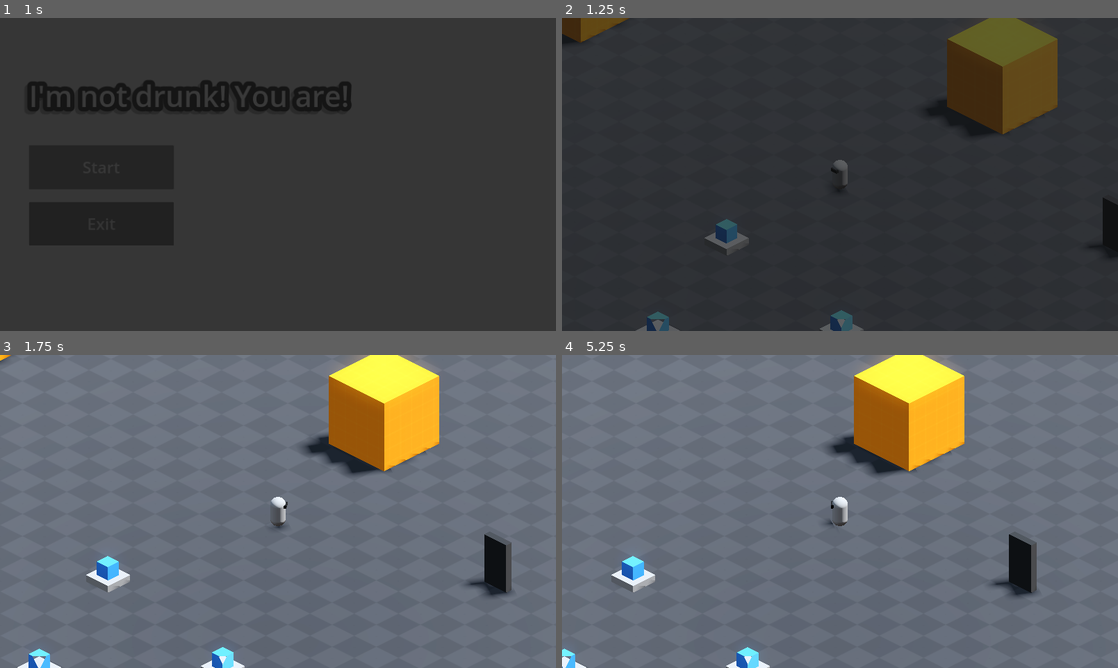
Above: before the commit, frames 1-4 (two rows, left to right).
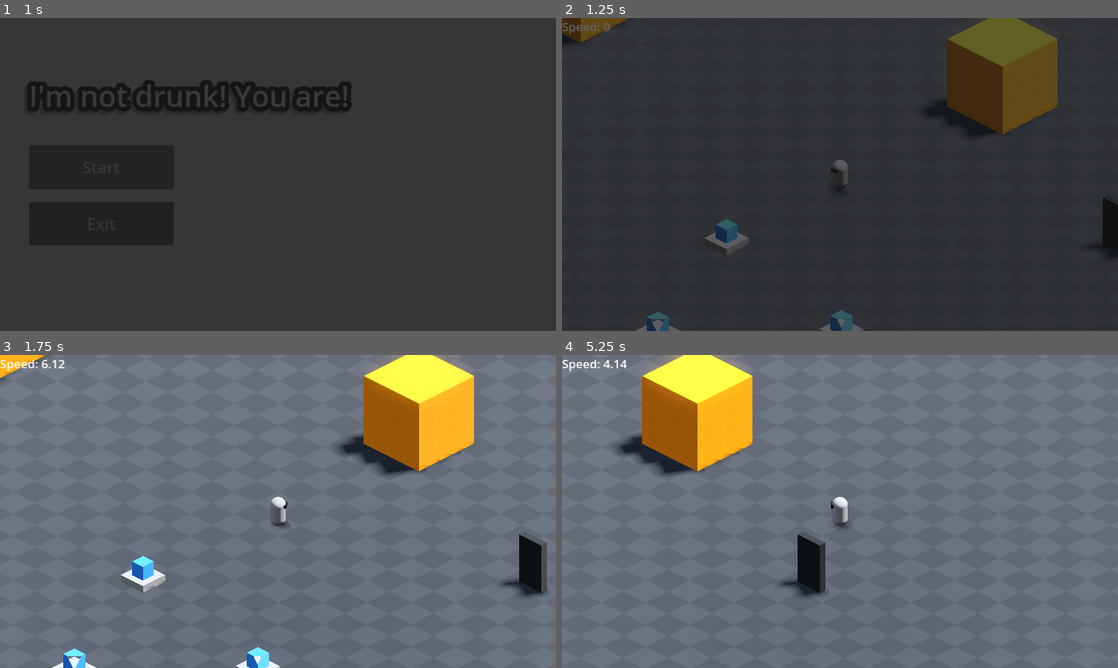
Above: after the commit, the same moments.

Repository: YordanosZt/brackeys-game-jam
Game: Godot game, scene res://UI/main_menu.tscn
Two runs of this game, one before a commit and one after it. Both use one fixed random seed, a clock stepped at 60 frames per second and the inputs below.
Inputs (mouse positions are in pixels of both pictures, inside the frame that each line leads up to):
- Up to frame 1 (1 s): click "Start" at 0.5 s
- Up to frame 2 (1.25 s): no input
- Up to frame 3 (1.75 s): tap Enter at 1.25 s; move the mouse to (400, 495) at 1.27 s; hold D (right) from 1.28 s (still down); tap Backspace at 1.35 s; click (400, 495) at 1.42 s
- Up to frame 4 (5.25 s): release D (right) at 2 s; drag from (728, 527) to (812, 574) at 2.02 s; move the mouse to (895, 442) at 2.77 s; hold D (right) 2.78-3.5 s; tap F at 2.85 s; drag from (812, 574) to (673, 464) at 3.52 s; move the mouse to (1006, 558) at 4.27 s; hold A (left) 4.28-5 s; tap Z at 4.35 s; drag from (673, 464) to (756, 433) at 5.02 s

Frame 1 is identical in both runs. In frame 2, 0.1% of the frame differs, in the area x 0-9%, y 1-6%; in frame 3, 12%; in frame 4, 17%, in the area x 0-86%, y 0-100%.

Commit message:
Add movement acceleration and deceleration

Diff:
--- a/Entities/Player/player.gd
+++ b/Entities/Player/player.gd
@@ -1,6 +1,8 @@
 extends CharacterBody3D
 
-@export var move_speed: float = 500.0
+@export var move_speed: float = 10.0
+@export var acceleration: float = 10.0
+@export var deceleration: float = 5.0
 
 var input_dir: Vector2
 var direction: Vector2
@@ -26,11 +28,13 @@
 	direction = input_dir.x * isometric_right + input_dir.y * isometric_up
 
 	if direction:
-		velocity.x = direction.x * move_speed * delta
-		velocity.z = direction.y * move_speed * delta
+		velocity.x = move_toward(velocity.x, direction.x * move_speed, acceleration * delta)
+		velocity.z = move_toward(velocity.z, direction.y * move_speed, acceleration * delta)
 	else:
-		velocity.x = move_toward(velocity.x, 0, move_speed * delta)
-		velocity.z = move_toward(velocity.z, 0, move_speed * delta)
+		velocity.x = move_toward(velocity.x, 0, deceleration * delta)
+		velocity.z = move_toward(velocity.z, 0, deceleration * delta)
+
+	$CanvasLayer/SpeedLabel.text = "Speed: " + str(int(velocity.length() * 100) / 100.0)
 
 func look() -> void:
 	if direction:
--- a/Entities/Player/player.tscn
+++ b/Entities/Player/player.tscn
@@ -58,4 +58,12 @@
 material_override = SubResource("StandardMaterial3D_6p3ls")
 mesh = SubResource("BoxMesh_voyk0")
 
+[node name="CanvasLayer" type="CanvasLayer" parent="."]
+
+[node name="SpeedLabel" type="Label" parent="CanvasLayer"]
+offset_right = 40.0
+offset_bottom = 23.0
+theme_override_font_sizes/font_size = 41
+text = "Speed: "
+
 [connection signal="area_entered" from="ItemDetector" to="." method="_on_item_detector_area_entered"]
--- a/Scenes/world.tscn
+++ b/Scenes/world.tscn
@@ -40,6 +40,33 @@
 
 [sub_resource type="BoxShape3D" id="BoxShape3D_0w4su"]
 size = Vector3(2, 0.5, 2)
+
+[sub_resource type="Animation" id="Animation_d5txk"]
+length = 0.001
+tracks/0/type = "value"
+tracks/0/imported = false
+tracks/0/enabled = true
+tracks/0/path = NodePath("ColorRect:color")
+tracks/0/interp = 1
+tracks/0/loop_wrap = true
+tracks/0/keys = {
+"times": PackedFloat32Array(0),
+"transitions": PackedFloat32Array(1),
+"update": 0,
+"values": [Color(0.0705882, 0.0705882, 0.0705882, 1)]
+}
+tracks/1/type = "value"
+tracks/1/imported = false
+tracks/1/enabled = true
+tracks/1/path = NodePath("ColorRect:visible")
+tracks/1/interp = 1
+tracks/1/loop_wrap = true
+tracks/1/keys = {
+"times": PackedFloat32Array(0),
+"transitions": PackedFloat32Array(1),
+"update": 1,
+"values": [true]
+}
 
 [sub_resource type="Animation" id="Animation_08yc4"]
 resource_name = "fadeout"
@@ -70,33 +97,6 @@
 "values": [true, false]
 }
 
-[sub_resource type="Animation" id="Animation_d5txk"]
-length = 0.001
-tracks/0/type = "value"
-tracks/0/imported = false
-tracks/0/enabled = true
-tracks/0/path = NodePath("ColorRect:color")
-tracks/0/interp = 1
-tracks/0/loop_wrap = true
-tracks/0/keys = {
-"times": PackedFloat32Array(0),
-"transitions": PackedFloat32Array(1),
-"update": 0,
-"values": [Color(0.0705882, 0.0705882, 0.0705882, 1)]
-}
-tracks/1/type = "value"
-tracks/1/imported = false
-tracks/1/enabled = true
-tracks/1/path = NodePath("ColorRect:visible")
-tracks/1/interp = 1
-tracks/1/loop_wrap = true
-tracks/1/keys = {
-"times": PackedFloat32Array(0),
-"transitions": PackedFloat32Array(1),
-"update": 1,
-"values": [true]
-}
-
 [sub_resource type="AnimationLibrary" id="AnimationLibrary_081my"]
 _data = {
 "RESET": SubResource("Animation_d5txk"),
Not shown, changed: kanban_tasks_data.kanban
